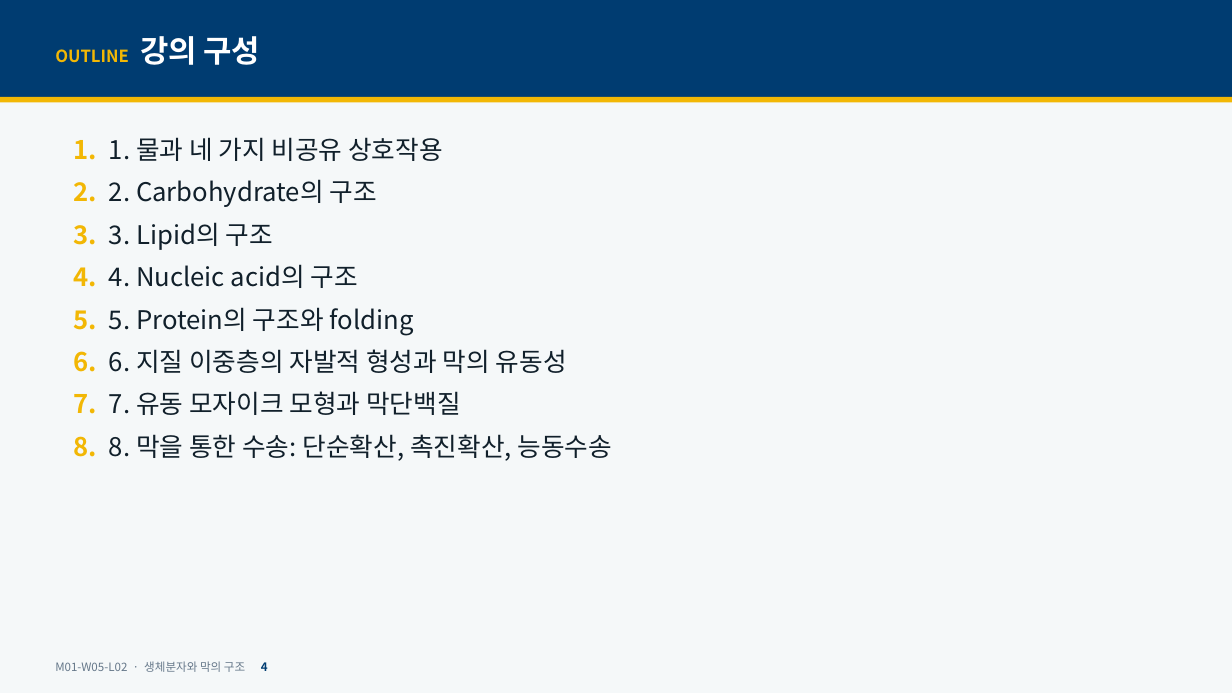
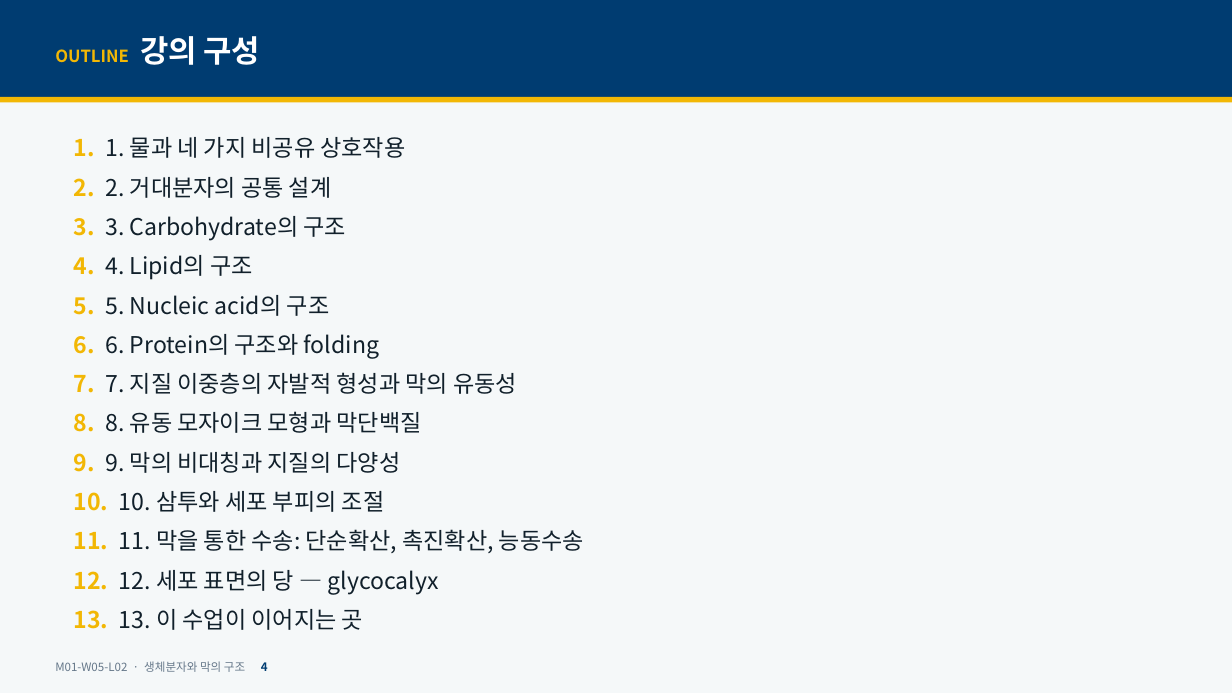
Before and after one commit to hoperiasd2/hoperiasd2.github.io, a slide deck: slide 4 of curriculum/M01/W05/L02/slides.pptx. Drawn at 1232x693 pixels with LibreOffice and Linux fonts; fonts in the diff are those of the drawing. Boxes give left, top, right and bottom in pixels: in the first picture for what was removed or moved away, otherwise in the second. Text is boxed around its words. In the diff, an @@ line names an element or a change of style, - is before the commit and + after.

```diff
--- a/curriculum/M01/W05/L02/slides.pptx
+++ b/curriculum/M01/W05/L02/slides.pptx
@@ text at [74,137,405,158]: size 20 to 18 pt in "1. 1. 물과 네 가지 비공유 상호작용" @@
@@ text at [74,177,584,630]: text changed; size 20 to 18 pt @@
-2. 2. Carbohydrate의 구조
-3. 3. Lipid의 구조
-4. 4. Nucleic acid의 구조
-5. 5. Protein의 구조와 folding
-6. 6. 지질 이중층의 자발적 형성과 막의 유동성
-7. 7. 유동 모자이크 모형과 막단백질
-8. 8. 막을 통한 수송: 단순확산, 촉진확산, 능동수송
+2. 2. 거대분자의 공통 설계
+3. 3. Carbohydrate의 구조
+4. 4. Lipid의 구조
+5. 5. Nucleic acid의 구조
+6. 6. Protein의 구조와 folding
+7. 7. 지질 이중층의 자발적 형성과 막의 유동성
+8. 8. 유동 모자이크 모형과 막단백질
+9. 9. 막의 비대칭과 지질의 다양성
+10. 10. 삼투와 세포 부피의 조절
+11. 11. 막을 통한 수송: 단순확산, 촉진확산, 능동수송
+12. 12. 세포 표면의 당 — glycocalyx
+13. 13. 이 수업이 이어지는 곳
```
Also in this commit, not shown: 35 other slides changed, 17 slides added, 1 slide removed, 5 other files.
